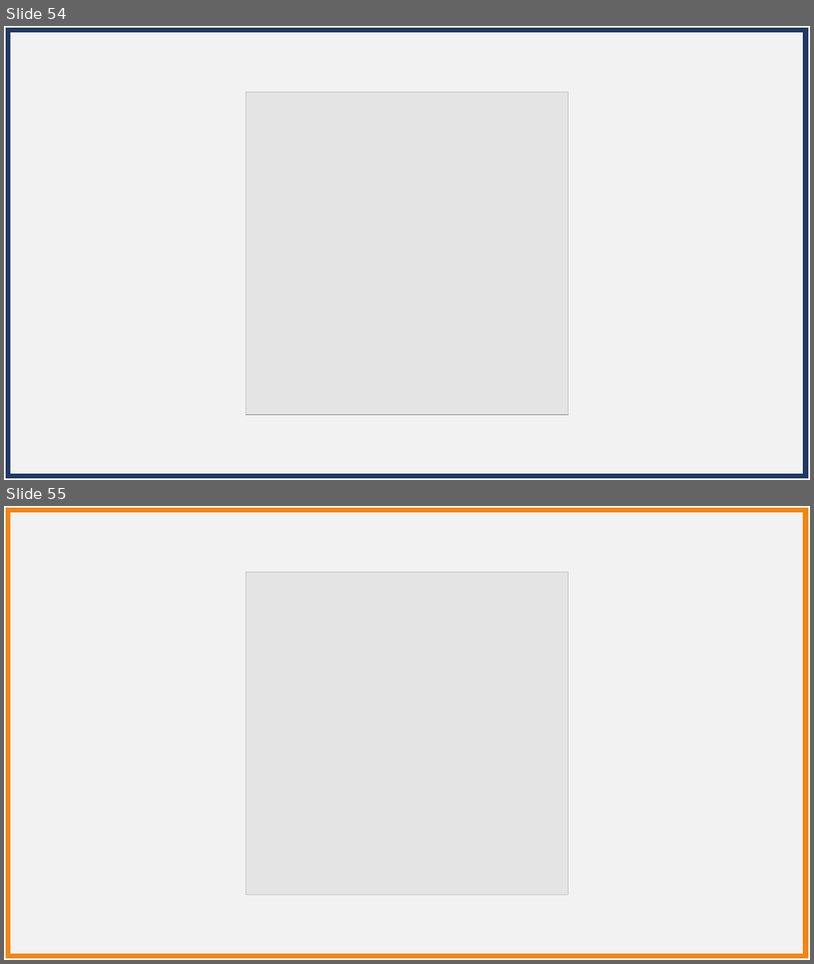
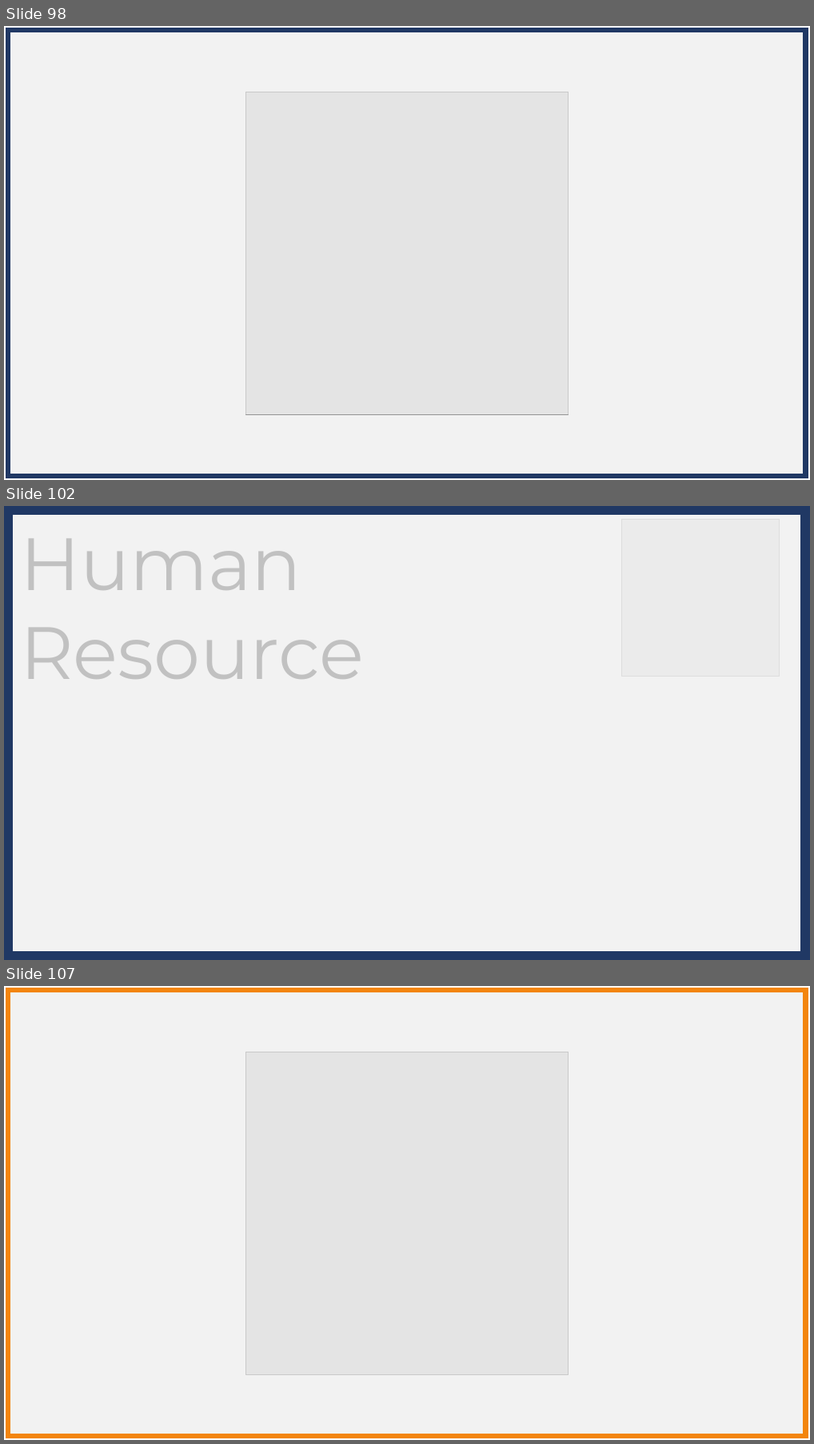
Before and after one commit to BPaaSModelling/Ontology4ModelingEnvironment, a slide deck: images/stickyNotes.pptx. Shown one above the other, each under a label of ours: slides 54 and 55 before the commit, slides 98, 102 and 107 after it; the slides between them are not shown. The pictures are 814x964 and 814x1444 pixels, drawn with LibreOffice and Linux fonts; fonts in the diff are those of the drawing; grey boxes stand for pictures. Boxes give left, top, right and bottom in pixels: in the first picture for what was removed or moved away, otherwise in the second. Text is boxed around its words. In the diff, an @@ line names an element or a change of style, - is before the commit and + after.

```diff
--- a/images/stickyNotes.pptx
+++ b/images/stickyNotes.pptx
@@ slide 102 added at (x1=4, y1=506, x2=810, y2=960), background #FFFFFF @@
@@ rectangle added at (x1=8, y1=510, x2=806, y2=956), fill #F2F2F2, outline #203864 12 pt @@
@@ rectangle added at (x1=14, y1=517, x2=790, y2=698), fill #F2F2F2 at 80% opacity @@
@@ picture added at (x1=622, y1=519, x2=779, y2=676) @@
@@ text added at (x1=20, y1=539, x2=365, y2=679), 88 pt, text #000000 @@
+Human Resource
@@ what was slide 54 is now slide 98 @@
@@ what was slide 55 is now slide 107 @@
```
Also in this commit, not shown: 54 other slides added, 1 other file.
